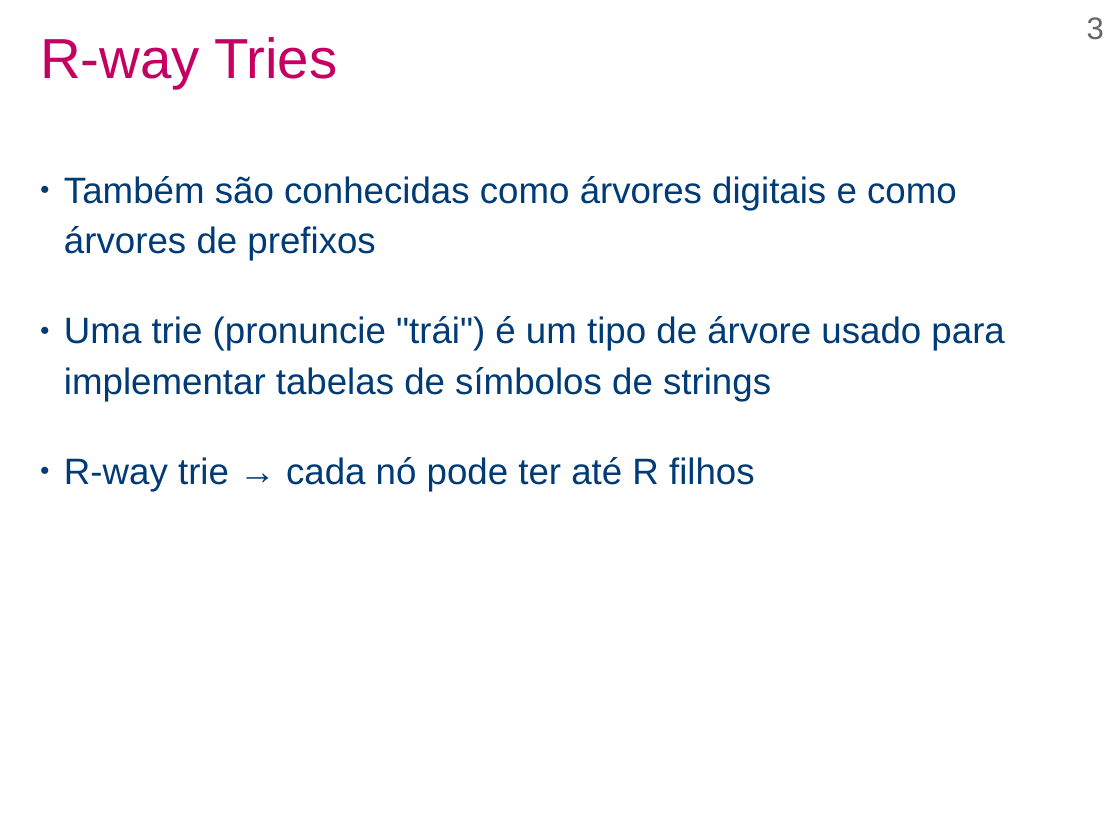
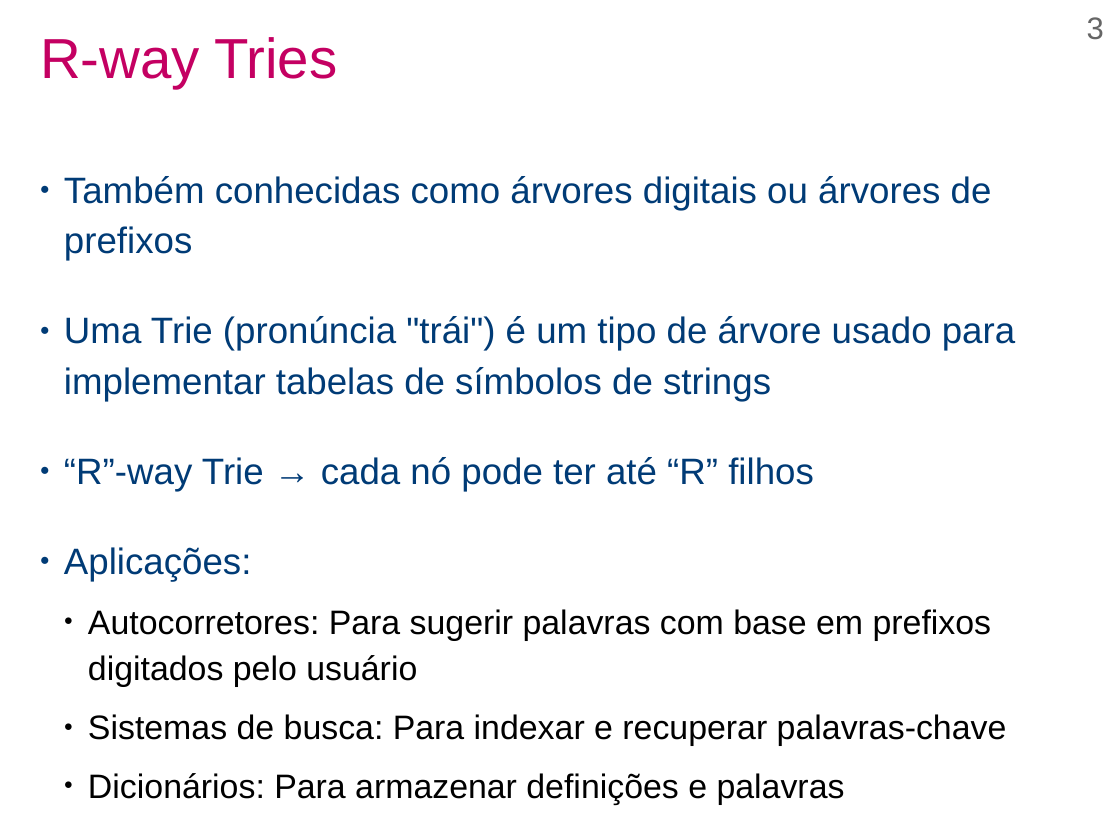
Before and after one commit to efurlanm/teaching, a slide deck: slide 3 of aed/AED-U4S2-Tries.odp. Drawn at 1120x840 pixels with LibreOffice and Linux fonts; fonts in the diff are those of the drawing. Boxes give left, top, right and bottom in pixels: in the first picture for what was removed or moved away, otherwise in the second. Text is boxed around its words. In the diff, an @@ line names an element or a change of style, - is before the commit and + after.

```diff
--- a/aed/AED-U4S2-Tries.odp
+++ b/aed/AED-U4S2-Tries.odp
@@ text at <box>64,176,1015,805</box>: text changed @@
-● Também são conhecidas como árvores digitais e como árvores de prefixos
-● Uma trie (pronuncie "trái") é um tipo de árvore usado para implementar tabelas de símbolos de strings
-● R-way trie → cada nó pode ter até R filhos
+● Também conhecidas como árvores digitais ou árvores de prefixos
+● Uma Trie (pronúncia "trái") é um tipo de árvore usado para implementar tabelas de símbolos de strings
+● “R”-way Trie → cada nó pode ter até “R” filhos
+● Aplicações:
+  ● Autocorretores: Para sugerir palavras com base em prefixos digitados pelo usuário
+  ● Sistemas de busca: Para indexar e recuperar palavras-chave
+  ● Dicionários: Para armazenar definições e palavras
```
Also in this commit, not shown: 17 other slides changed, 20 other files.
